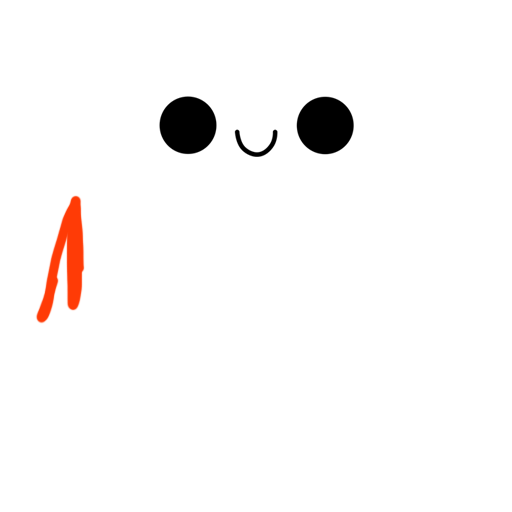
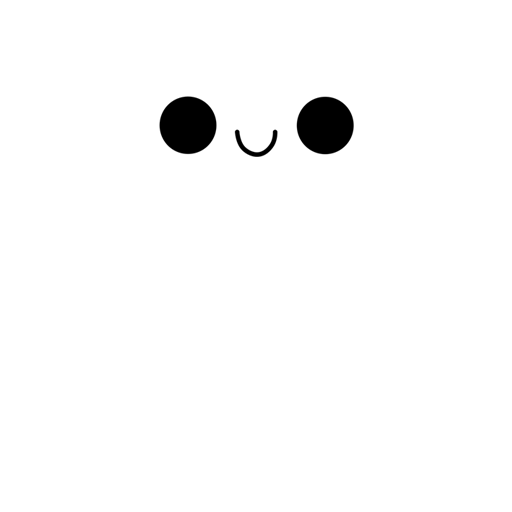
Layer changes from the first (512, 512) image to the second:
hid "Layer 3" over [35, 195, 85, 324]
